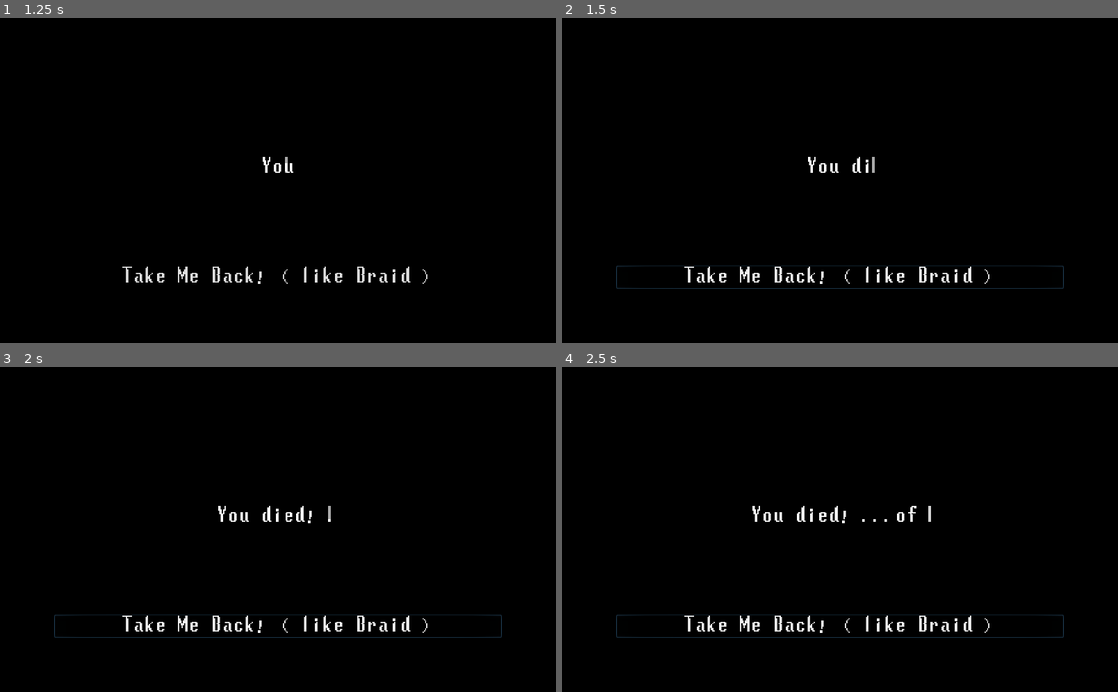
Above: before the commit, frames 1-4 (two rows, left to right).
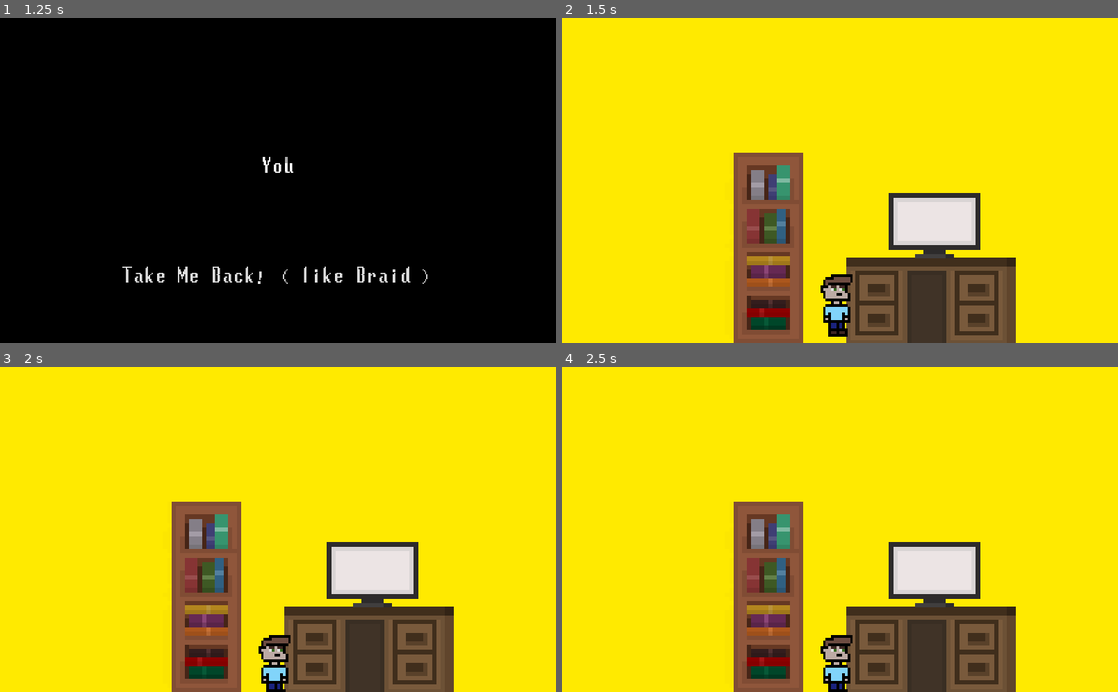
Above: after the commit, the same moments.

Repository: lajollagamesclub/week-115
Game: Godot game, scene res://LoseScreen.tscn
Same seed, same stepped clock (60 frames per second), same inputs: the game is played once before the commit and once after it. This scene is started directly instead of the project's main scene. The engine's default icon, where the game draws it, is replaced by a stand-in: a white triangle on a blue panel in a dark square.
Inputs:
- Up to frame 1 (1.25 s): hold D (g_right) from 0.53 s (still down)
- Up to frame 2 (1.5 s): release D (g_right) at 1.25 s; click "Take Me Back! ( like Braid )" at 1.25 s
- Up to frame 3 (2 s): no input
- Up to frame 4 (2.5 s): hold S (g_down) from 2.03 s (still down)

Frame 1 is identical in both runs. In frame 2, 100% of the frame differs, in the area x 0-100%, y 0-100%; in frame 3, 100%; in frame 4, 100%.

Commit message:
Go back to main screen button

Diff:
--- a/src/LoseScreen.tscn
+++ b/src/LoseScreen.tscn
@@ -45,3 +45,4 @@
 margin_bottom = 400.0
 size_flags_vertical = 1
 text = "Take Me Back! ( like Braid )"
+target_scene = "res://Main.tscn"
